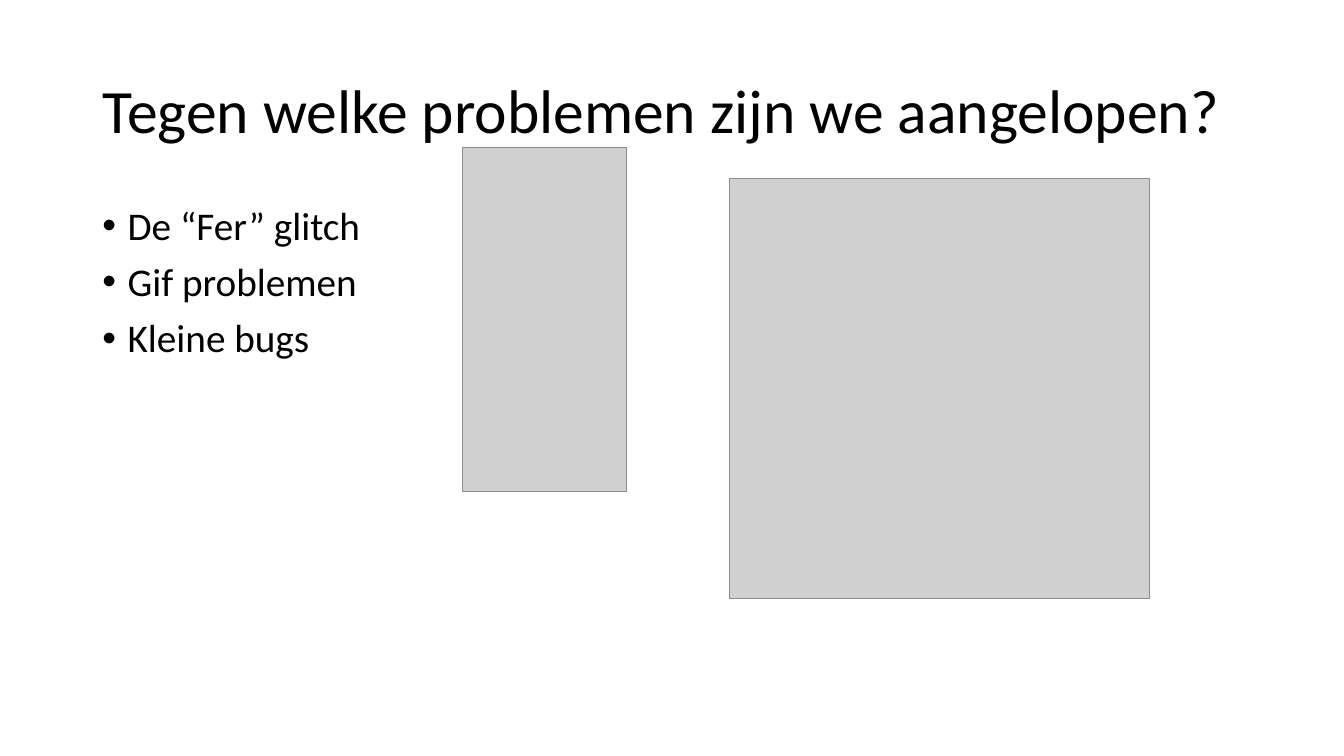
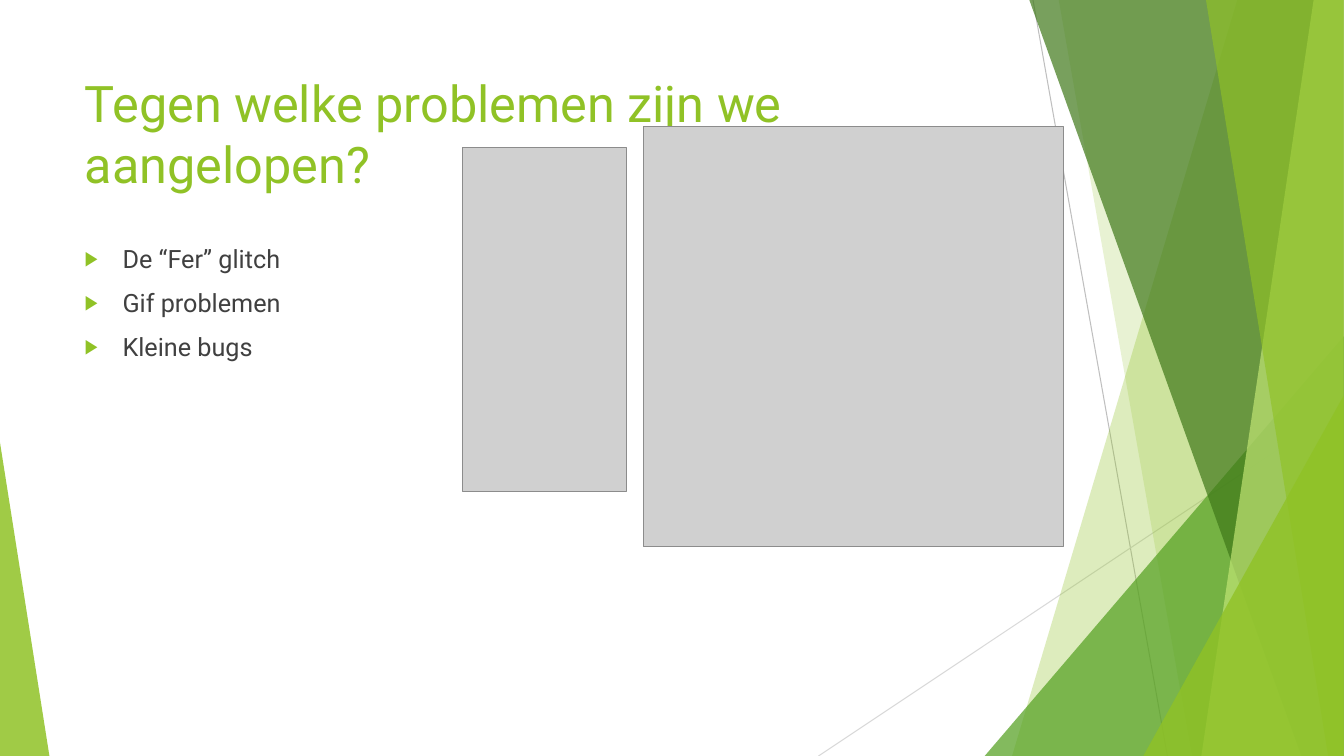
Before and after one commit to DeGokkers/De_Gokker, a slide deck: slide 3 of Project Files - Documentatie/Presentatie.pptx. Drawn at 1344x756 pixels with LibreOffice and Linux fonts; fonts in the diff are those of the drawing; grey boxes stand for pictures. Boxes give left, top, right and bottom in pixels: in the first picture for what was removed or moved away, otherwise in the second. Text is boxed around its words. In the diff, an @@ line names an element or a change of style, - is before the commit and + after.

```diff
--- a/Project Files - Documentatie/Presentatie.pptx
+++ b/Project Files - Documentatie/Presentatie.pptx
@@ title "Tegen welke problemen zijn we ...": place and size @@
-title "Tegen welke problemen zijn we ..." at (102, 90, 1219, 148)
+title "Tegen welke problemen zijn we ..." at (85, 84, 782, 194)
@@ title "Tegen welke problemen zijn we ..." at (85, 84, 782, 194): size 44 to 36 pt, font Calibri to Roboto, text colour #000000 to #90C226; line spacing 0.9 to 1; vertical alignment middle to top @@
@@ picture: place and size @@
-picture at (729, 178, 1149, 599)
+picture at (643, 127, 1064, 547)
@@ text "De “Fer” glitch": place and size @@
-text "De “Fer” glitch" at (128, 212, 360, 359)
+text "De “Fer” glitch" at (123, 249, 281, 362)
@@ text "De “Fer” glitch" at (123, 249, 281, 362): size 28 to 18 pt, font Calibri to Roboto, text colour #000000 to #404040; bullet • to ▶; line spacing 0.9 to 1 @@
@@ group added at (0, 0, 1344, 756): 5 freeform shapes, 3 triangles, 2 lines @@
```
Also in this commit, not shown: 8 other slides changed.
